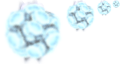
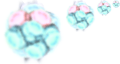
Comparing the layer stacks of the two 120x64 images. Changes:
added group "Red-Cyan" with 28 layers above "GreenMagenta" over [3, 1, 120, 61]
added group "Layer Group #29" with 6 layers in group "Red-Cyan" over [66, 3, 95, 31]
added group "Layer Group #21" with 6 layers in group "Red-Cyan" over [3, 6, 62, 61]
added layer "uranium-235.png copy #121" in group "Layer Group #21" over [16, 15, 48, 48]
added layer "uranium-235.png copy #122" in group "Layer Group #21" over [3, 22, 32, 54]
added layer "uranium-235.png copy #123" in group "Layer Group #21" over [19, 31, 52, 61]
added layer "uranium-235.png copy #124" in group "Layer Group #21" over [33, 21, 62, 53]
added group "GreenMagenta" with 28 layers above "BlueYellow" over [3, 1, 120, 61]
added group "Layer Group #32" with 6 layers in group "GreenMagenta" over [66, 3, 95, 31]
added group "Layer Group #24" with 6 layers in group "GreenMagenta" over [3, 6, 62, 61]
added layer "uranium-235.png copy #147" in group "Layer Group #24" over [19, 31, 52, 61]
added layer "uranium-235.png copy #148" in group "Layer Group #24" over [33, 21, 62, 53]
added layer "uranium-235.png copy #149" in group "Layer Group #24" over [3, 7, 36, 37]
added layer "uranium-235.png copy #150" in group "Layer Group #24" over [24, 6, 56, 37]
added group "BlueYellow" with 28 layers above "Crystal 2" over [3, 1, 120, 61]
added group "Layer Group #35" with 6 layers in group "BlueYellow" over [66, 3, 95, 31]
added group "Layer Group #28" with 6 layers in group "BlueYellow" over [3, 6, 62, 61]
added layer "uranium-235.png copy #169" in group "Layer Group #28" over [16, 15, 48, 48]
added layer "uranium-235.png copy #170" in group "Layer Group #28" over [3, 22, 32, 54]
added layer "uranium-235.png copy #173" in group "Layer Group #28" over [3, 7, 36, 37]
added layer "uranium-235.png copy #174" in group "Layer Group #28" over [24, 6, 56, 37]
…and 42 more changes (42 added)
